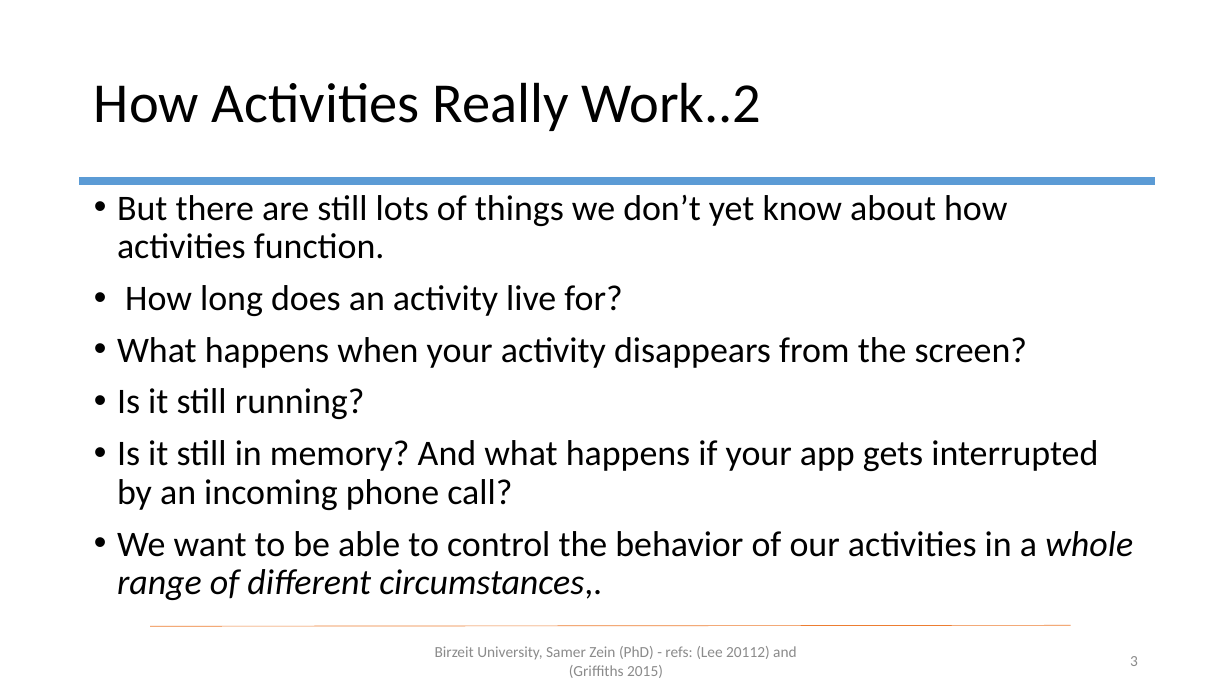
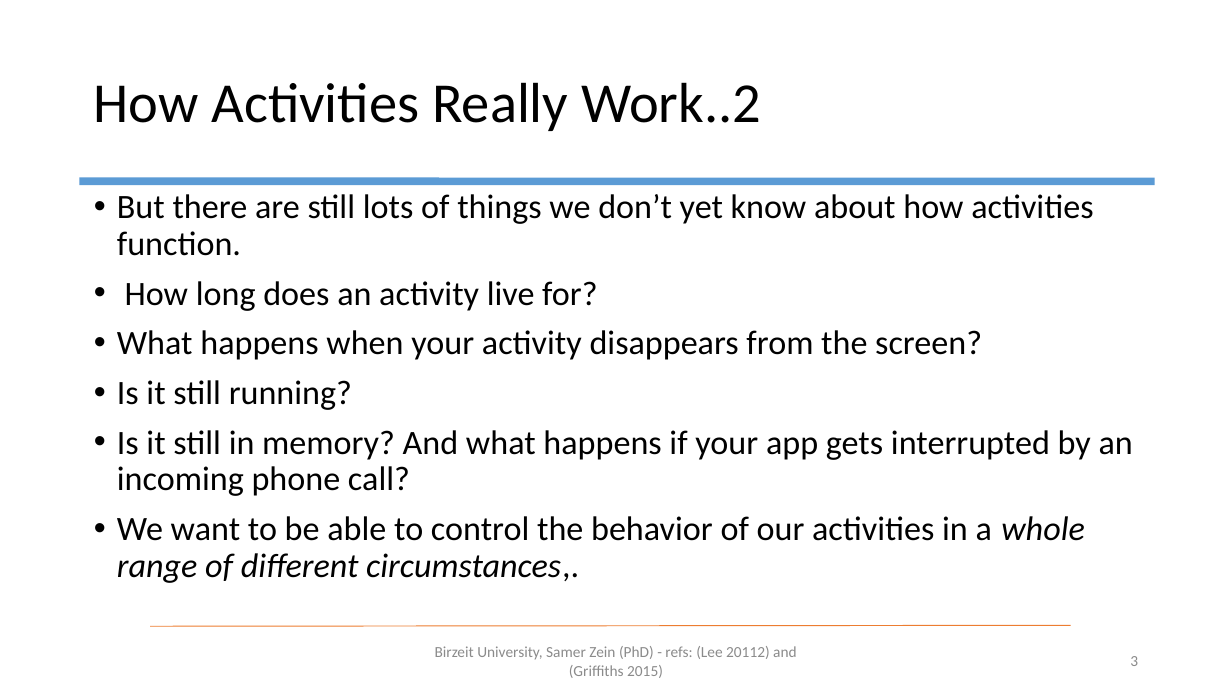
Before and after one commit to top1million/UnisemesterNine, a slide deck: slide 3 of mobile/lectures/Android+App+Dev+-+3.pptx. Drawn at 1232x693 pixels with LibreOffice and Linux fonts; fonts in the diff are those of the drawing. Boxes give left, top, right and bottom in pixels: in the first picture for what was removed or moved away, otherwise in the second. Text is boxed around its words. In the diff, an @@ line names an element or a change of style, - is before the commit and + after.

```diff
--- a/mobile/lectures/Android+App+Dev+-+3.pptx
+++ b/mobile/lectures/Android+App+Dev+-+3.pptx
@@ text "But there are still lots ..." at bbox=[117, 194, 1133, 583]: size 28 to 26.6 pt @@
@@ line (151, 627) - (1071, 626): stroke #ED7D31 0.5 pt to #ED7D31 0.75 pt @@
@@ text "Birzeit University, Samer Zein (PhD) ..." at bbox=[435, 646, 797, 678]: text colour #8C8C8C to #8B8B8B @@
```
Also in this commit, not shown: 17 other slides changed, 3 other files.
